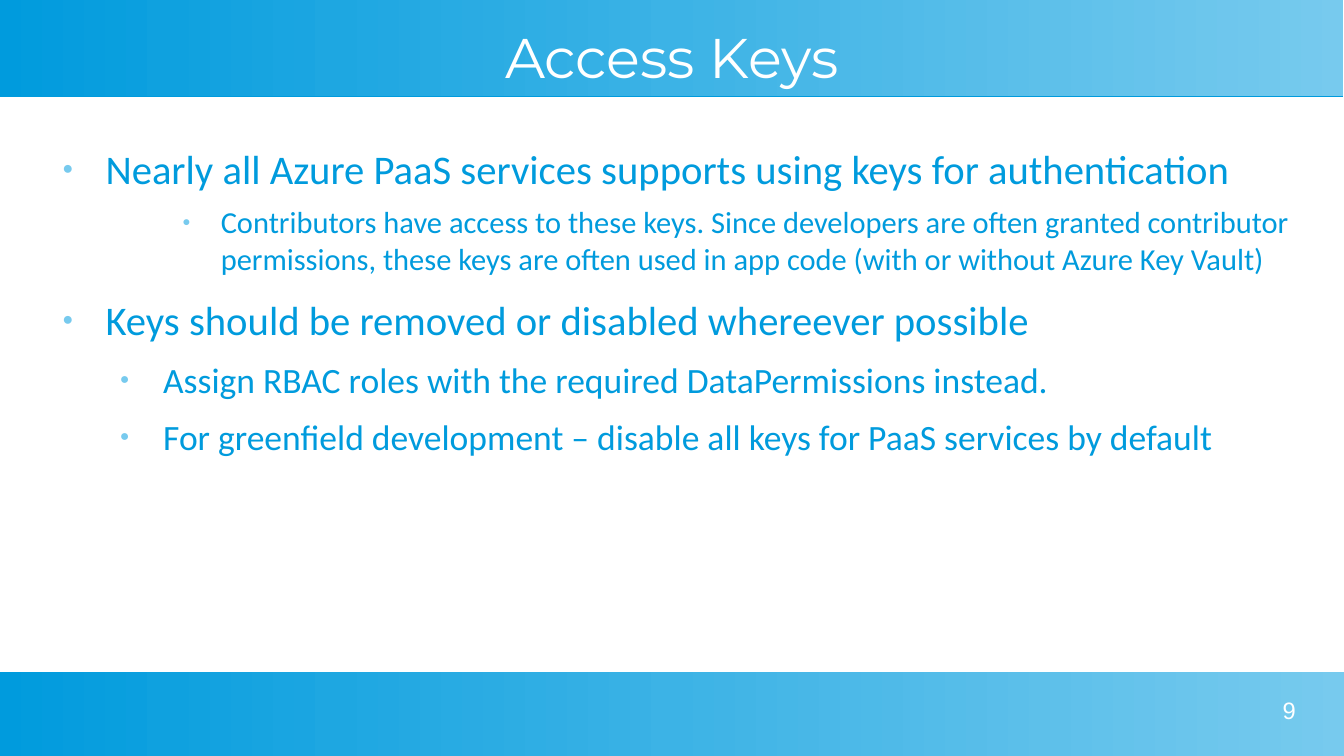
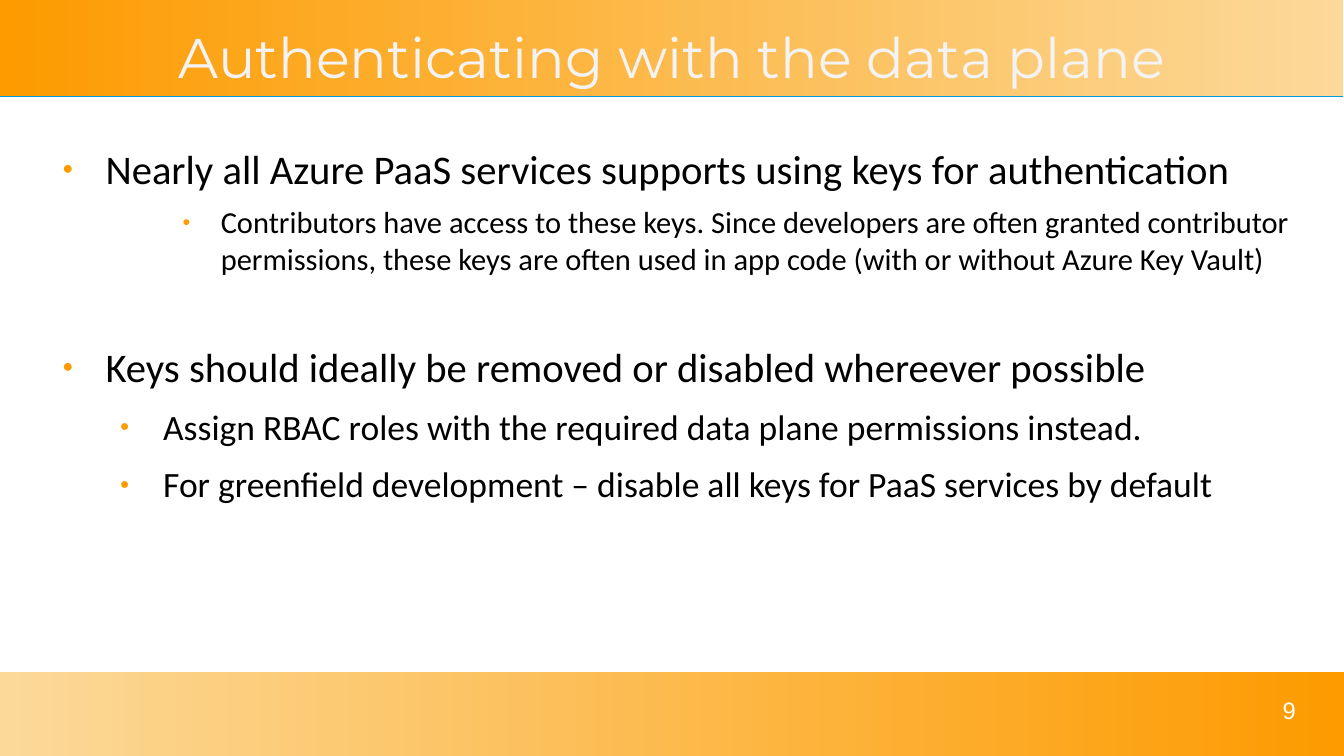
Before and after one commit to solomson/solom.tech, a slide deck: slide 9 of assets/presentations/reducing-azure-risk.odp. Drawn at 1344x756 pixels with LibreOffice and Linux fonts; fonts in the diff are those of the drawing. Boxes give left, top, right and bottom in pixels: in the first picture for what was removed or moved away, otherwise in the second. Text is boxed around its words. In the diff, an @@ line names an element or a change of style, - is before the commit and + after.

```diff
--- a/assets/presentations/reducing-azure-risk.odp
+++ b/assets/presentations/reducing-azure-risk.odp
@@ rectangle at [0, 0, 1344, 96]: fill gradient #77CAEE to #75C9EE to #73C9ED to #71C8ED to #6FC7ED to #6EC6ED to gradient #FCD999 to #FD9B00 @@
@@ title at [179, 36, 1165, 89]: text changed; text colour #FFFFFF to #F3F3F3 @@
-Access Keys
+Authenticating with the data plane
@@ text at [106, 155, 1289, 503]: text colour #009BDD to #000000 in "Nearly all Azure PaaS services supports using ...", "Contributors have access to these keys. Since ...", "For greenfield development – disable all keys ..."; bullet colour #77CAEE to #FD9B00 @@
@@ text at [106, 353, 1145, 446]: text changed; text colour #009BDD to #000000 @@
-● Keys should be removed or disabled whereever possible
-  ● Assign RBAC roles with the required DataPermissions instead.
+● Keys should ideally be removed or disabled whereever possible
+  ● Assign RBAC roles with the required data plane permissions instead.
@@ rectangle at [0, 672, 1344, 756]: fill gradient #77CAEE to #75C9EE to #73C9ED to #71C8ED to #6FC7ED to #6EC6ED to gradient #FD9B00 to #FCD999 @@
```
Also in this commit, not shown: 22 other slides changed, 1 slide added, 3 other files.
